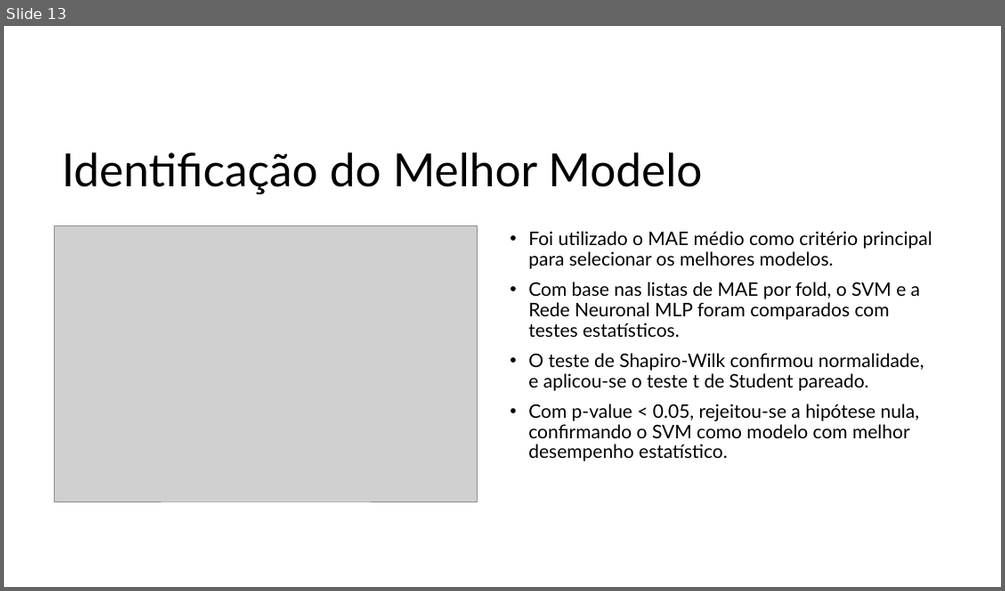
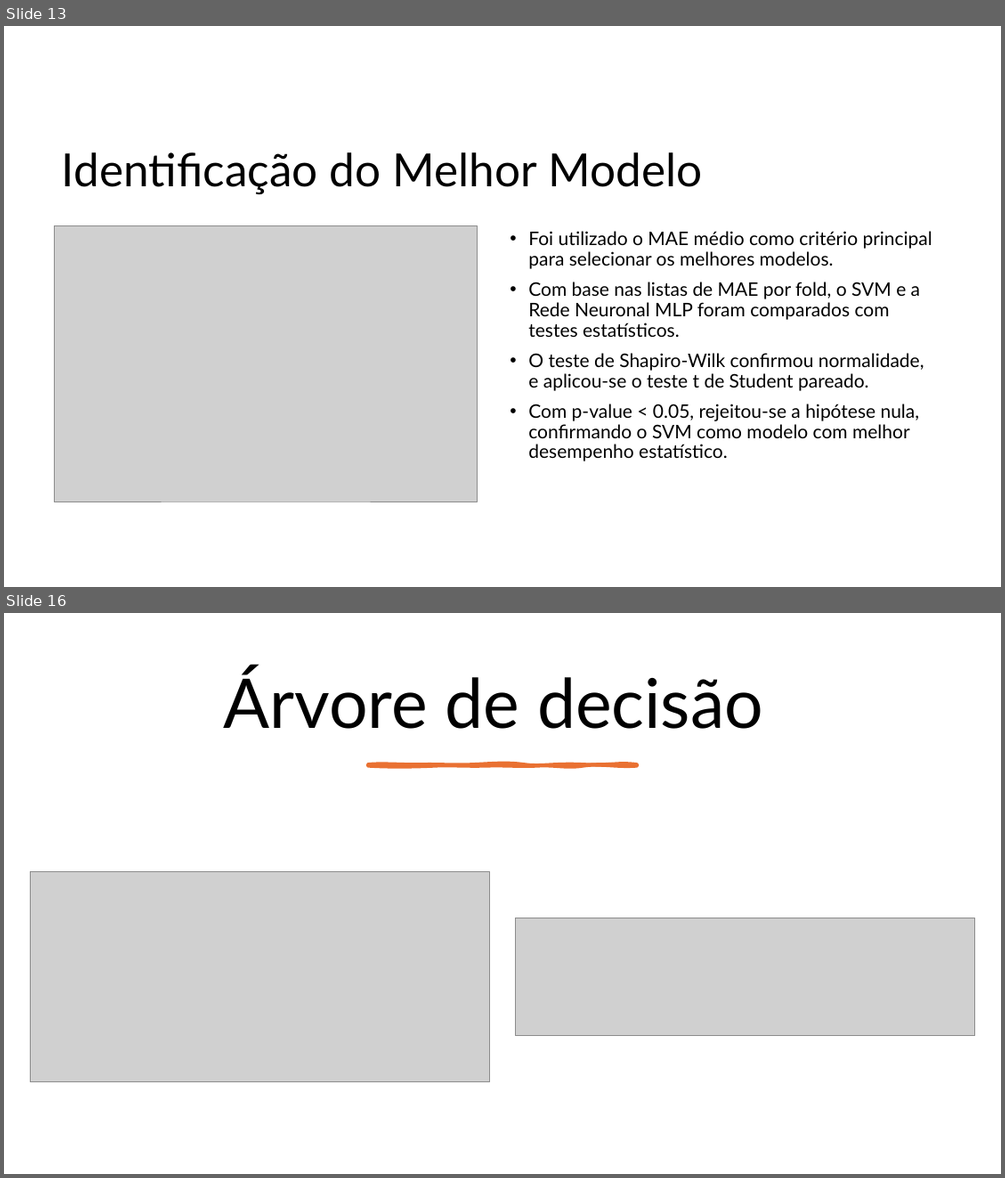
Before and after one commit to JoaoPinto1220663/ANADI_MFC_3DI_1220664_1220663_1220665, a slide deck: apresentação/ANADI - Trabalho Prático 2.pptx. Shown one above the other, each under a label of ours: slide 13 before the commit, slides 13 and 16 after it; the slides between them are not shown. The pictures are 1005x591 and 1005x1178 pixels, drawn with LibreOffice and Linux fonts; fonts in the diff are those of the drawing; grey boxes stand for pictures. Boxes give left, top, right and bottom in pixels: in the first picture for what was removed or moved away, otherwise in the second. Text is boxed around its words. In the diff, an @@ line names an element or a change of style, - is before the commit and + after.

```diff
--- a/apresentação/ANADI - Trabalho Prático 2.pptx
+++ b/apresentação/ANADI - Trabalho Prático 2.pptx
@@ slide 16 added at box(4, 613, 1001, 1174), background #FFFFFF @@
@@ title added at box(223, 669, 763, 729), 66 pt, text #000000 @@
+Árvore de decisão
@@ freeform shape added at box(368, 764, 638, 765), fill #E97132, outline #E97132 3.25 pt @@
@@ picture added at box(30, 872, 489, 1082) @@
@@ picture added at box(516, 917, 975, 1036) @@
```
Also in this commit, not shown: 5 other slides added.
